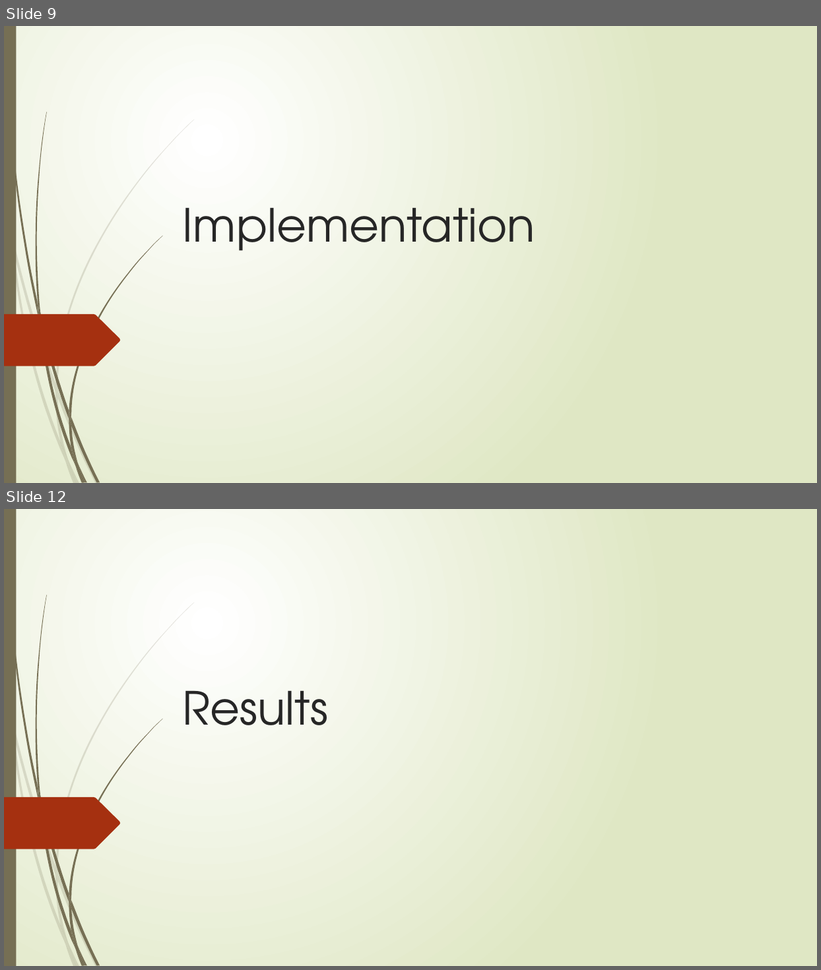
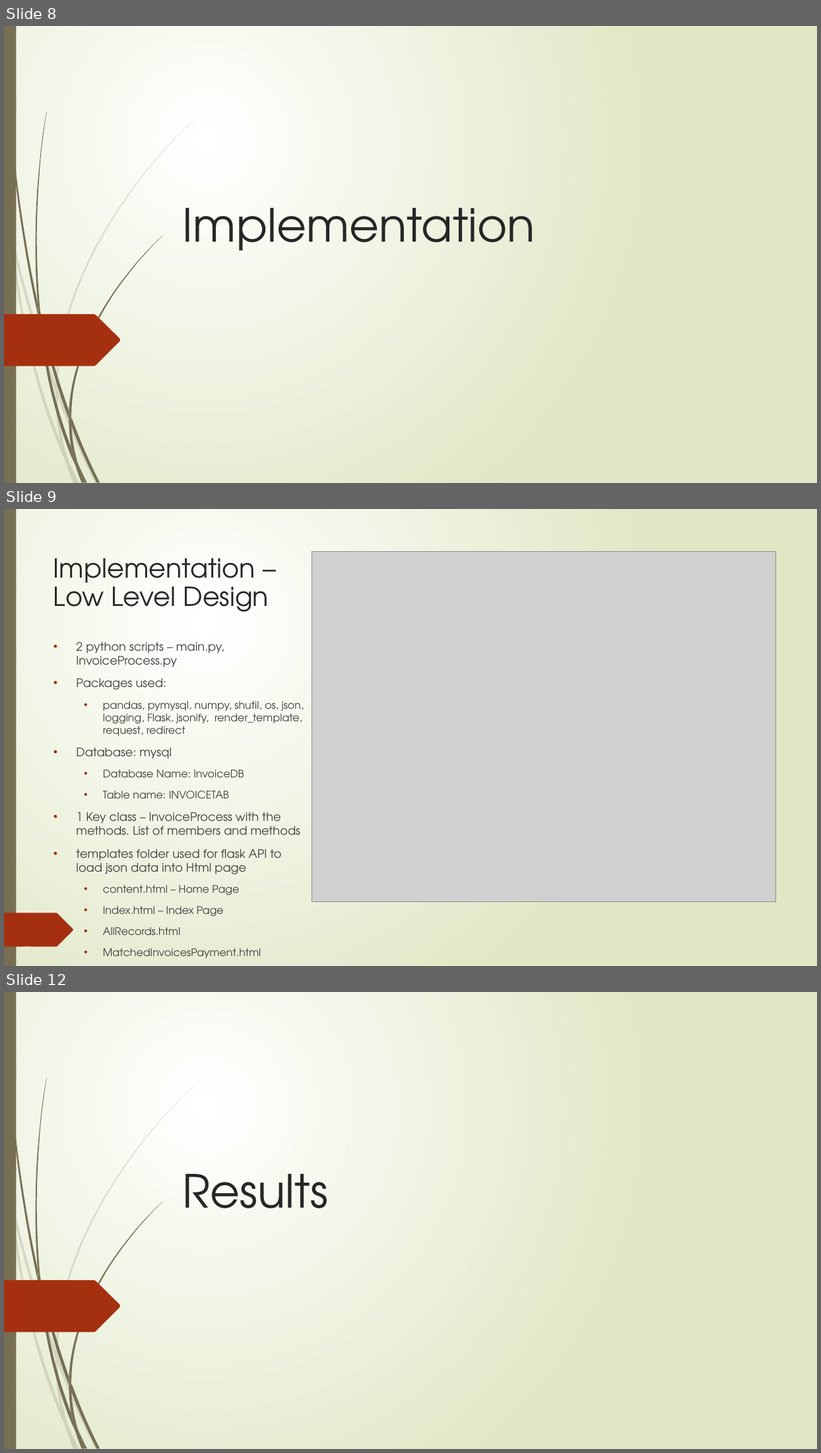
Before and after one commit to sureshcs0524/PythonProjects, a slide deck: Invoice Matching Application .pptx. Shown one above the other, each under a label of ours: slides 9 and 12 before the commit, slides 8, 9 and 12 after it; the slides between them are not shown. The pictures are 821x970 and 821x1453 pixels, drawn with LibreOffice and Linux fonts; fonts in the diff are those of the drawing; grey boxes stand for pictures. Boxes give left, top, right and bottom in pixels: in the first picture for what was removed or moved away, otherwise in the second. Text is boxed around its words. In the diff, an @@ line names an element or a change of style, - is before the commit and + after.

Commit message:
Changes in Invoice Matching Applicaiton PPT

```diff
--- a/Invoice Matching Application .pptx
+++ b/Invoice Matching Application .pptx
@@ slide 9 added at [4, 509, 817, 966], background gradient #FFFFFF to #DFE8C4; not listed: 22 template elements that a slide beside it also shows @@
@@ rectangle added at [4, 509, 817, 966], fill gradient #FFFFFF to #DFE8C4 @@
@@ rectangle added at [4, 509, 16, 966], fill #766F54 @@
@@ freeform shape added at [4, 557, 110, 590], fill #A53010 @@
@@ title added at [54, 558, 269, 612], 31 pt, text #262626 @@
+Implementation – Low Level Design
@@ picture added at [312, 552, 776, 902] @@
@@ text added at [76, 642, 304, 958], 12.4 pt, text #404040 @@
+• 2 python scripts – main.py, InvoiceProcess.py
+• Packages used:
+  • pandas, pymysql, numpy, shutil, os, json, logging, Flask, jsonify, render_template, request, redirect
+• Database: mysql
+  • Database Name: InvoiceDB
+  • Table name: INVOICETAB
+• 1 Key class – InvoiceProcess with the methods. List of members and methods
+• templates folder used for flask API to load json data into Html page
+  • content.html – Home Page
+  • Index.html – Index Page
+  • AllRecords.html
+  • MatchedInvoicesPayment.html
+  • UnmatchedInvoices.Payment.html
+  • UnmatchedSummary.html
@@ freeform shape added at [4, 914, 73, 947], fill #A53010 @@
@@ what was slide 9 is now slide 8 @@
```
Also in this commit, not shown: 8 slides changed, 4 other slides added, 4 slides removed, 1 other file.
